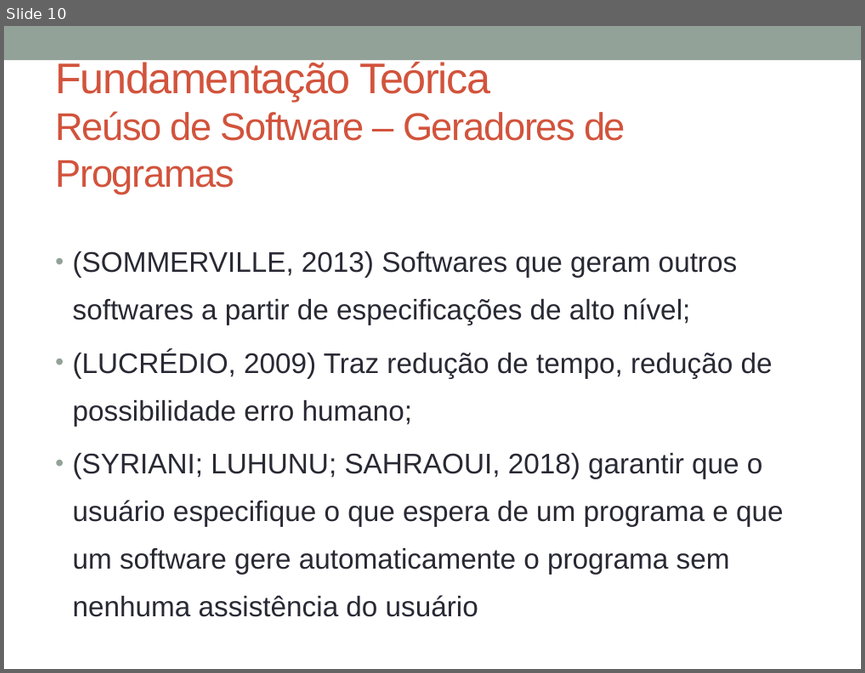
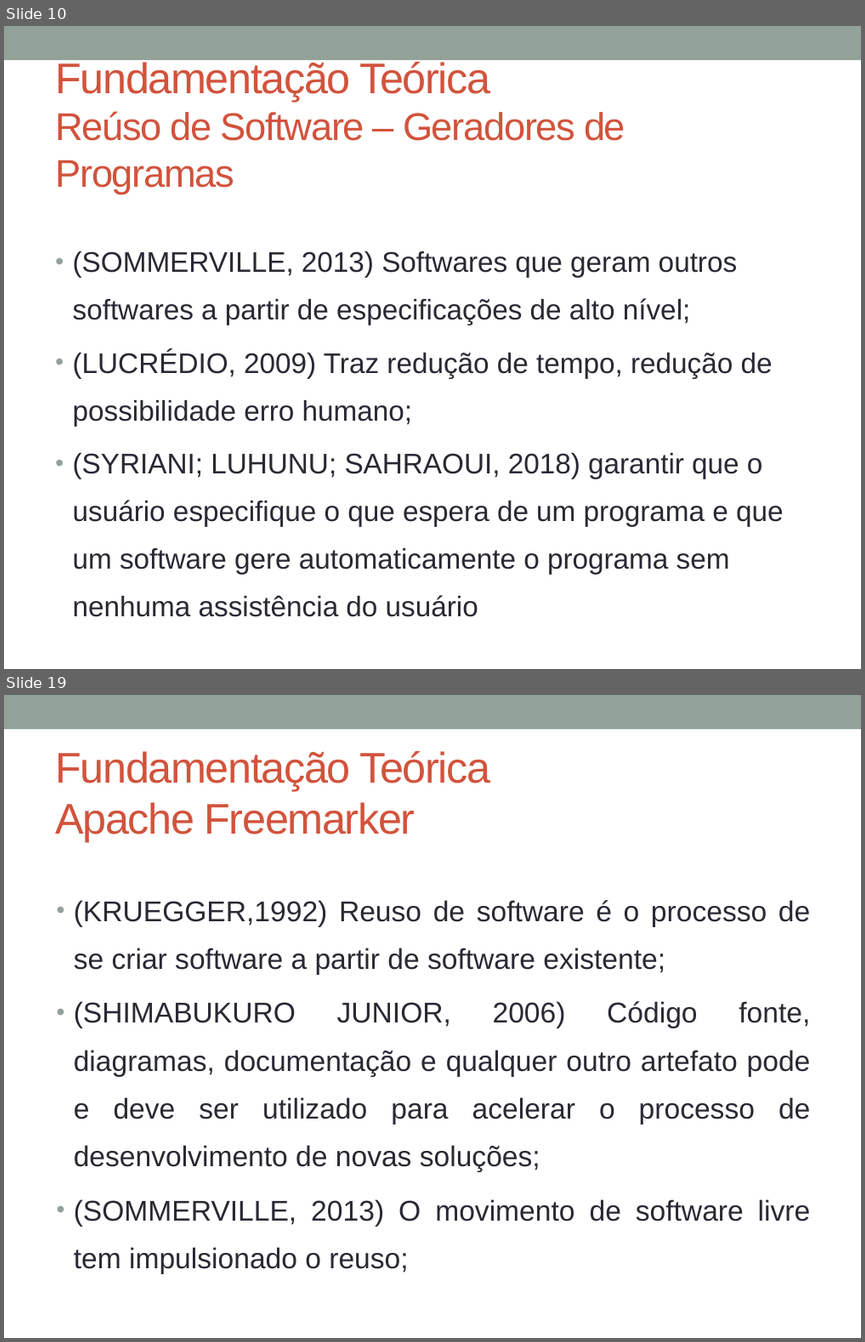
Before and after one commit to glaubergad/tccrepo, a slide deck: mono/Defesa TCC - Gerador de Dashboards.pptx. Shown one above the other, each under a label of ours: slide 10 before the commit, slides 10 and 19 after it; the slides between them are not shown. The pictures are 865x673 and 865x1342 pixels, drawn with LibreOffice and Linux fonts; fonts in the diff are those of the drawing. Boxes give left, top, right and bottom in pixels: in the first picture for what was removed or moved away, otherwise in the second. Text is boxed around its words. In the diff, an @@ line names an element or a change of style, - is before the commit and + after.

```diff
--- a/mono/Defesa TCC - Gerador de Dashboards.pptx
+++ b/mono/Defesa TCC - Gerador de Dashboards.pptx
@@ slide 19 added at (4,695,861,1338), background #FFFFFF; not listed: 1 template element that a slide beside it also shows @@
@@ title added at (55,751,490,842), 36 pt, text #D2533C @@
+Fundamentação Teórica
+Apache Freemarker
@@ text added at (74,900,811,1274), 24 pt, text #292934 @@
+• (KRUEGGER,1992) Reuso de software é o processo de se criar software a partir de software existente;
+• (SHIMABUKURO JUNIOR, 2006) Código fonte, diagramas, documentação e qualquer outro artefato pode e deve ser utilizado para acelerar o processo de desenvolvimento de novas soluções;
+• (SOMMERVILLE, 2013) O movimento de software livre tem impulsionado o reuso;
```
Also in this commit, not shown: 8 other slides added, 18 other files.
